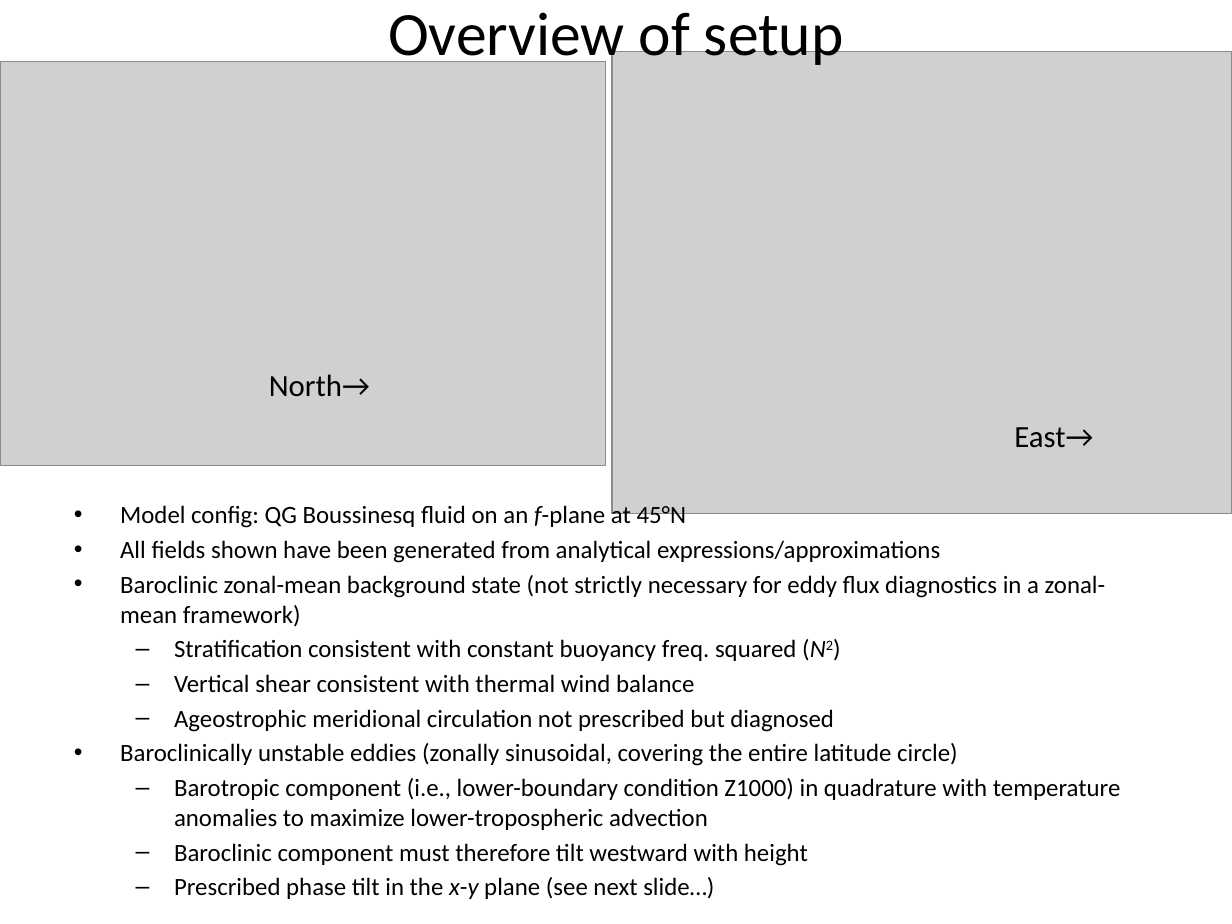
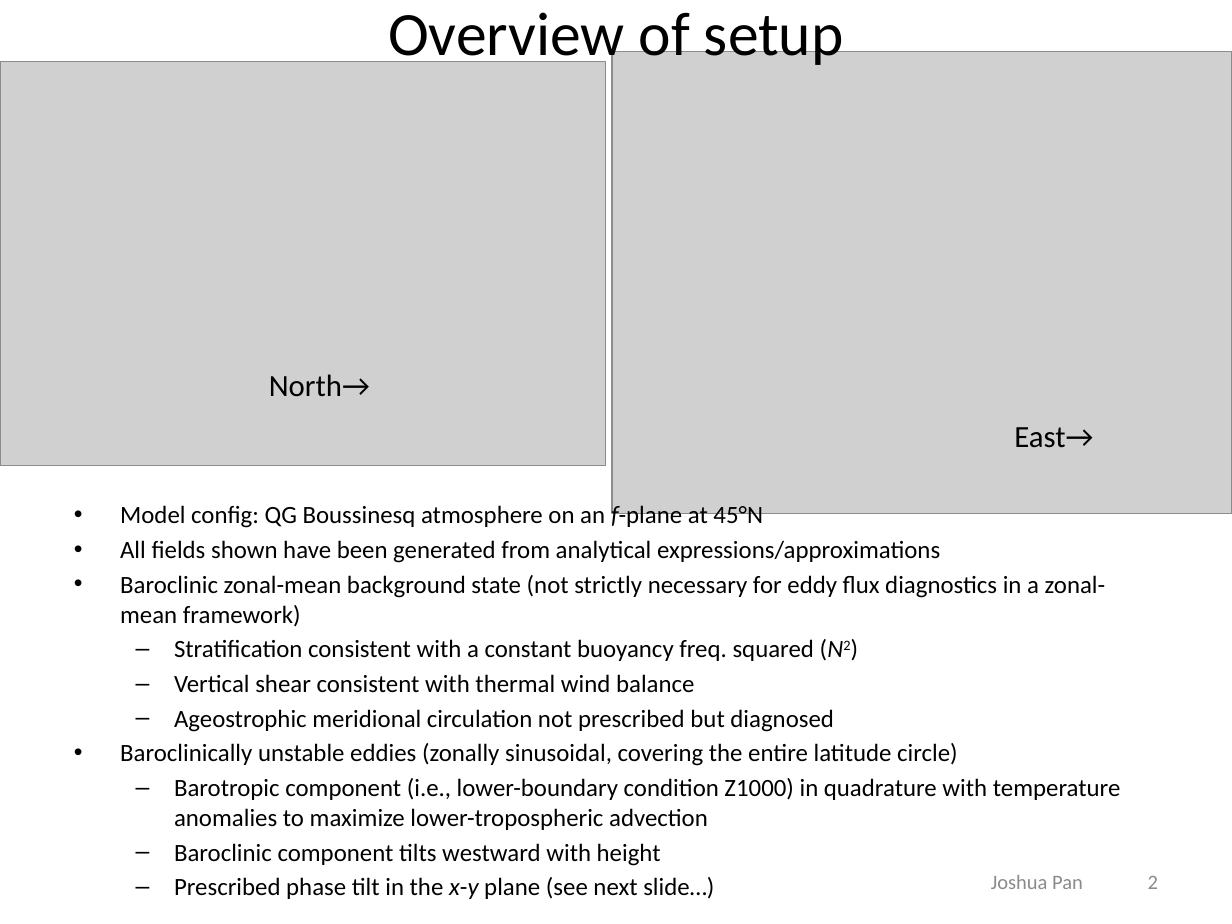
Before and after one commit to jpan84/QGomega, a slide deck: slide 2 of baroc_wv_diag_draft.pptx. Drawn at 1232x924 pixels with LibreOffice and Linux fonts; fonts in the diff are those of the drawing; grey boxes stand for pictures. Boxes give left, top, right and bottom in pixels: in the first picture for what was removed or moved away, otherwise in the second. Text is boxed around its words. In the diff, an @@ line names an element or a change of style, - is before the commit and + after.

```diff
--- a/baroc_wv_diag_draft.pptx
+++ b/baroc_wv_diag_draft.pptx
@@ text at [120, 503, 763, 529]: text changed @@
-• Model config: QG Boussinesq fluid on an f-plane at 45°N
+• Model config: QG Boussinesq atmosphere on an f-plane at 45°N
@@ text at [174, 639, 814, 661]: text changed @@
-  – Stratification consistent with constant buoyancy freq. squared (N2)
+  – Stratification consistent with a constant buoyancy freq. squared (N2)
@@ text at [174, 843, 661, 866]: text changed @@
-  – Baroclinic component must therefore tilt westward with height
+  – Baroclinic component tilts westward with height
@@ text added at [991, 875, 1083, 889], 12 pt, text #8C8C8C @@
+Joshua Pan
@@ page number added at [1148, 876, 1158, 889], 12 pt, text #8C8C8C @@
+2
```
Also in this commit, not shown: 10 other slides changed, 1 slide added, 1 slide removed.
